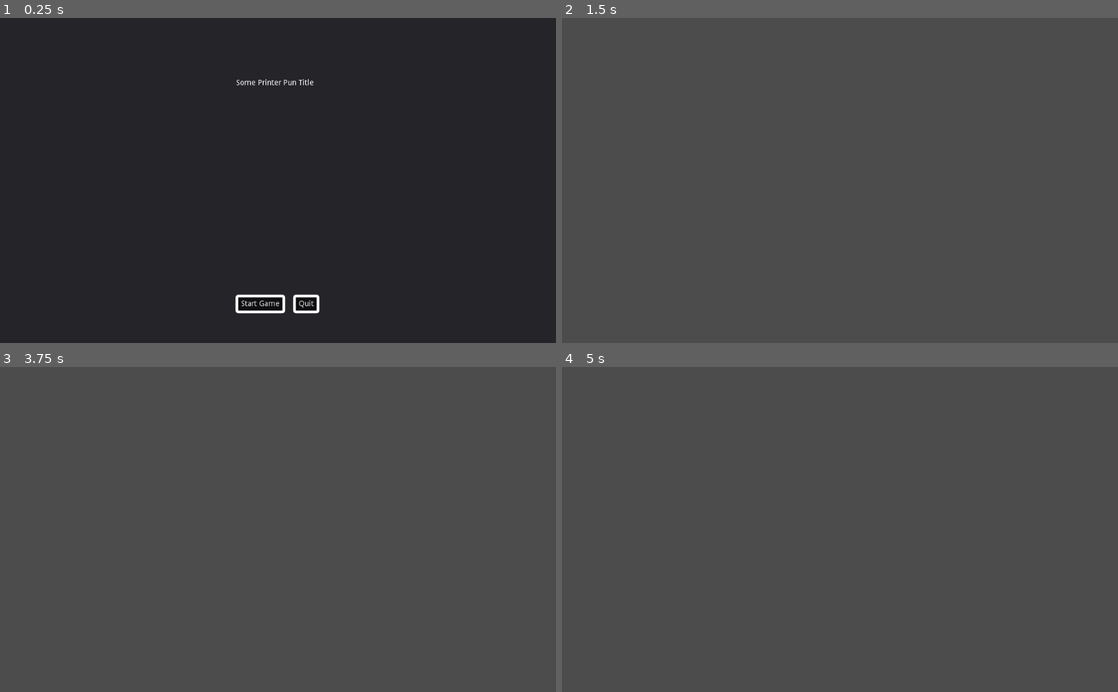
Above: before the commit, frames 1-4 (two rows, left to right).
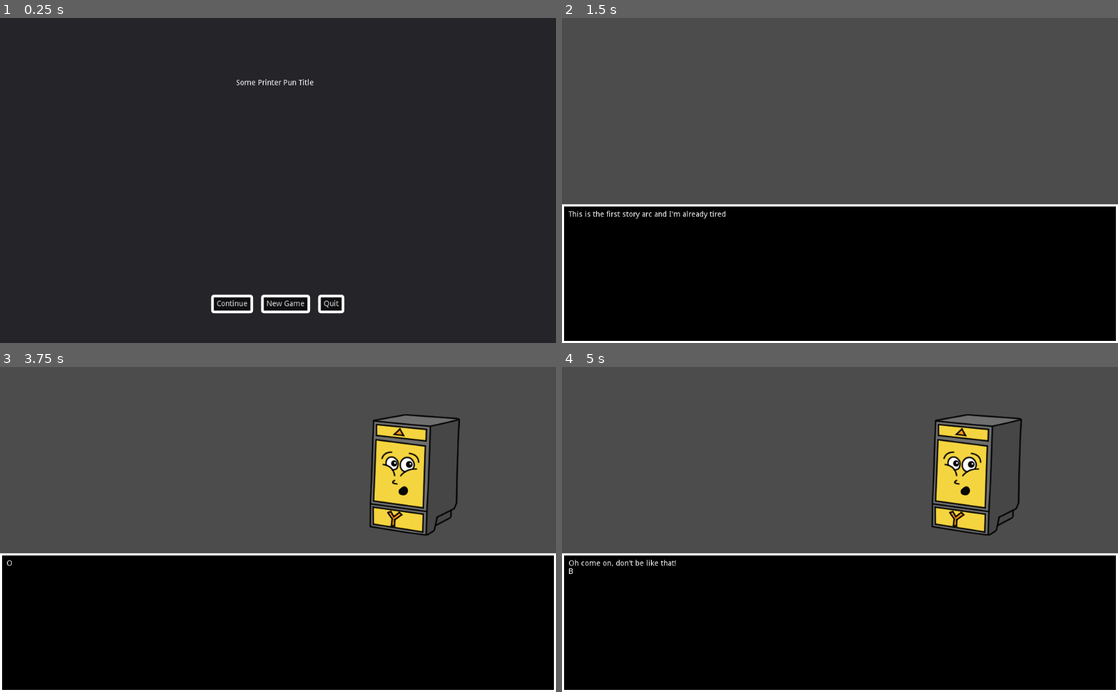
Above: after the commit, the same moments.

Repository: remmarcoux/prism
Game: Godot game, scene res://Menu/MainMenu.tscn
Same seed, same stepped clock (60 frames per second), same inputs: the game is played once before the commit and once after it.
Inputs (mouse positions are in pixels of both pictures, inside the frame that each line leads up to):
- Up to frame 1 (0.25 s): no input
- Up to frame 2 (1.5 s): click "Start Game" (after the commit: "Continue") at 0.5 s; tap Enter (ui_accept) at 1.25 s; move the mouse to (962, 164) at 1.27 s; hold Right (ui_right) from 1.28 s (still down); click (962, 164) at 1.42 s
- Up to frame 3 (3.75 s): tap Enter (ui_accept) at 1.52, 2, 2.27, 2.75, 3.5 s; move the mouse to (166, 545) at 2.02 s; release Right (ui_right) at 2.03 s; hold Down (ui_down) 2.03-2.78 s; move the mouse to (333, 458) at 2.77 s; hold Right (ui_right) 2.78-3.53 s; move the mouse to (250, 594) at 3.52 s; hold Up (ui_up) from 3.53 s (still down); click (250, 594) at 3.67 s
- Up to frame 4 (5 s): tap Enter (ui_accept) at 3.77, 4.25, 4.52 s; move the mouse to (1006, 578) at 4.27 s; release Up (ui_up) at 4.28 s; hold Left (ui_left) from 4.28 s (still down)

The runs differ from the first frame. In frame 1, 1.0% of the frame differs, in the area x 37-62%, y 85-92%; in frame 2, 43%; in frame 3, 46%, in the area x 0-100%, y 14-100%; in frame 4, 46%.

Commit message:
Adding story arcs

Diff:
--- a/Dialog/Conversation.gd
+++ b/Dialog/Conversation.gd
@@ -29,4 +29,5 @@
 	if dialog.next():
 		run_to_next_message()
 	else:
+		StorySystem._on_scene_done()
 		emit_signal("finished")
--- /dev/null
+++ b/Dialog/StoryArcs/story_arc1_scene1.tres
@@ -0,0 +1,8 @@
+[gd_resource type="Resource" load_steps=2 format=2]
+
+[ext_resource path="res://Dialog/Dialog.gd" type="Script" id=1]
+
+[resource]
+script = ExtResource( 1 )
+events = [ "#left:Assets/Sprites/Cartridge Black.png", "This is the first story arc and I'm already tired", "#right:Assets/Sprites/Cartridge Yellow.png", "Oh come on, don't be like that!
+Besides everything here is fun! Weeeee!", "#right:", "He's gone... Finally" ]
--- /dev/null
+++ b/Dialog/StoryArcs/story_arc1_scene1.tscn
@@ -0,0 +1,10 @@
+[gd_scene load_steps=3 format=2]
+
+[ext_resource path="res://Dialog/Conversation.tscn" type="PackedScene" id=1]
+[ext_resource path="res://Dialog/StoryArcs/story_arc1_scene1.tres" type="Resource" id=2]
+
+[node name="Conversation" instance=ExtResource( 1 )]
+dialog = ExtResource( 2 )
+
+[node name="Left" parent="." index="0"]
+scale = Vector2( -1, 1 )
--- /dev/null
+++ b/Dialog/StoryArcs/story_arc1_scene3.tres
@@ -0,0 +1,7 @@
+[gd_resource type="Resource" load_steps=2 format=2]
+
+[ext_resource path="res://Dialog/Dialog.gd" type="Script" id=1]
+
+[resource]
+script = ExtResource( 1 )
+events = [ "#left:Assets/Sprites/Cartridge Black.png", "#right:Assets/Sprites/Cartridge Yellow.png", "Well That was weird...", "Right?", "#right:Assets/Sprites/Cartridge Magenta.png", "Oh silly y'alls, it was fun!", "#left:", "Hey wait for us!", "#right:" ]
--- /dev/null
+++ b/Dialog/StoryArcs/story_arc1_scene3.tscn
@@ -0,0 +1,7 @@
+[gd_scene load_steps=3 format=2]
+
+[ext_resource path="res://Dialog/Conversation.tscn" type="PackedScene" id=1]
+[ext_resource path="res://Dialog/StoryArcs/story_arc1_scene3.tres" type="Resource" id=2]
+
+[node name="Conversation" instance=ExtResource( 1 )]
+dialog = ExtResource( 2 )
--- /dev/null
+++ b/Dialog/StoryArcs/story_arc1_scene5.tres
@@ -0,0 +1,7 @@
+[gd_resource type="Resource" load_steps=2 format=2]
+
+[ext_resource path="res://Dialog/Dialog.gd" type="Script" id=1]
+
+[resource]
+script = ExtResource( 1 )
+events = [ "#left:Assets/Sprites/Cartridge Yellow.png", "Cyan?!", "#left:", "#right:Assets/Sprites/Cartridge Magenta.png", "CYYYAAAAAAANNNNN!!!", "#right:", "#left: :Assets/Sprites/Cartridge Black.png", "... Why do I miss him  now...", "#left: ", "..." ]
--- /dev/null
+++ b/Dialog/StoryArcs/story_arc1_scene5.tscn
@@ -0,0 +1,7 @@
+[gd_scene load_steps=3 format=2]
+
+[ext_resource path="res://Dialog/Conversation.tscn" type="PackedScene" id=1]
+[ext_resource path="res://Dialog/StoryArcs/story_arc1_scene5.tres" type="Resource" id=2]
+
+[node name="Conversation" instance=ExtResource( 1 )]
+dialog = ExtResource( 2 )
--- /dev/null
+++ b/Dialog/story_arc1_scene1.tres
@@ -0,0 +1,7 @@
+[gd_resource type="Resource" load_steps=2 format=2]
+
+[ext_resource path="res://Dialog/Dialog.gd" type="Script" id=1]
+
+[resource]
+script = ExtResource( 1 )
+events = [ "#left:Dialog/left dude.png", "Test text dialogue", "#right:Dialog/right person.png", "Some other text", "#right:", "He's gone... Finally" ]
--- a/Menu/MainMenu.gd
+++ b/Menu/MainMenu.gd
@@ -1,20 +1,21 @@
 extends Control
 
-export (PackedScene) var loadGameNodePath
-export (PackedScene) var newGameNodePath
+export (Resource) var storyScene
 
 func _ready():
-	if !Progress.isStageCompleted(1):
+	if !Progress.isStageCompleted(1) && false :
 		$"ContentSafeZone/Menu buttons/Load".text = "Start Game"
 		$"ContentSafeZone/Menu buttons/New".hide()
 
 func _on_Load_pressed():
-	get_tree().change_scene_to(loadGameNodePath)
-
+	get_tree().change_scene_to(storyScene)
 
 func _on_New_pressed():
-	get_tree().change_scene_to(newGameNodePath)
-
+	$ContentSafeZone/DeleteSavePopup.show_modal()
 
 func _on_Quit_pressed():
 	get_tree().quit()
+
+func _on_DeleteSavePopup_confirmed():
+	Progress.resetGame()
+	get_tree().change_scene_to(storyScene)
--- a/Menu/MainMenu.tscn
+++ b/Menu/MainMenu.tscn
@@ -1,7 +1,8 @@
-[gd_scene load_steps=3 format=2]
+[gd_scene load_steps=4 format=2]
 
 [ext_resource path="res://Menu/MainMenu.gd" type="Script" id=1]
 [ext_resource path="res://Menu/ButtonTheme.tres" type="Theme" id=2]
+[ext_resource path="res://StorySystem/StoryScene.tscn" type="PackedScene" id=3]
 
 [node name="MainMenu" type="Control"]
 anchor_right = 1.0
@@ -10,6 +11,7 @@
 __meta__ = {
 "_edit_use_anchors_": false
 }
+storyScene = ExtResource( 3 )
 
 [node name="Background" type="Panel" parent="."]
 anchor_right = 1.0
@@ -23,6 +25,18 @@
 anchor_top = 0.1
 anchor_right = 0.9
 anchor_bottom = 0.9
+__meta__ = {
+"_edit_use_anchors_": false
+}
+
+[node name="DeleteSavePopup" type="ConfirmationDialog" parent="ContentSafeZone"]
+anchor_left = 0.25
+anchor_top = 0.35
+anchor_right = 0.75
+anchor_bottom = 0.65
+window_title = "Delete Save Game?"
+dialog_text = "Do you really want to delete your saved progress?
+(This action cannot be undone)"
 __meta__ = {
 "_edit_use_anchors_": false
 }
@@ -71,6 +85,8 @@
 mouse_default_cursor_shape = 2
 theme = ExtResource( 2 )
 text = "Quit"
+[connection signal="confirmed" from="ContentSafeZone/DeleteSavePopup" to="." method="_on_DeleteSavePopup_confirmed"]
+[connection signal="popup_hide" from="ContentSafeZone/DeleteSavePopup" to="." method="_on_DeleteSavePopup_popup_hide"]
 [connection signal="pressed" from="ContentSafeZone/Menu buttons/Load" to="." method="_on_Load_pressed"]
 [connection signal="pressed" from="ContentSafeZone/Menu buttons/New" to="." method="_on_New_pressed"]
 [connection signal="pressed" from="ContentSafeZone/Menu buttons/Quit" to="." method="_on_Quit_pressed"]
--- a/Microgames/Meta/MinigameBatch.gd
+++ b/Microgames/Meta/MinigameBatch.gd
@@ -17,6 +17,6 @@
 
 func game_completed():
 	if index == gameList.size():
-		pass #You win, yay!
+		StorySystem._on_scene_done()
 	else:
 		load_game()
--- /dev/null
+++ b/StorySystem/StoryArc.gd
@@ -0,0 +1,19 @@
+extends Resource
+class_name StoryArc
+
+export (int) var id:int
+export (Array) var StoryScenes:Array
+
+var index:int
+
+func _getCurrentScene() -> PackedScene:
+	if index < StoryScenes.size():
+		return StoryScenes[index]
+	return null
+
+# returns true when a next scene is found in this story arc
+func _progressScenes() -> bool:
+	index += 1
+	if index < StoryScenes.size():
+		return true
+	return false
--- /dev/null
+++ b/StorySystem/StoryArc_Act1.tres
@@ -0,0 +1,12 @@
+[gd_resource type="Resource" load_steps=6 format=2]
+
+[ext_resource path="res://Dialog/StoryArcs/story_arc1_scene1.tscn" type="PackedScene" id=1]
+[ext_resource path="res://Dialog/StoryArcs/story_arc1_scene5.tscn" type="PackedScene" id=2]
+[ext_resource path="res://Microgames/Meta/MinigameBatch.tscn" type="PackedScene" id=3]
+[ext_resource path="res://StorySystem/StoryArc.gd" type="Script" id=4]
+[ext_resource path="res://Dialog/StoryArcs/story_arc1_scene3.tscn" type="PackedScene" id=5]
+
+[resource]
+script = ExtResource( 4 )
+id = 1
+StoryScenes = [ ExtResource( 1 ), ExtResource( 3 ), ExtResource( 5 ), ExtResource( 2 ) ]
--- /dev/null
+++ b/StorySystem/StoryArc_Act2.tres
@@ -0,0 +1,11 @@
+[gd_resource type="Resource" load_steps=5 format=2]
+
+[ext_resource path="res://StorySystem/StoryArc.gd" type="Script" id=1]
+[ext_resource path="res://Dialog/StoryArcs/story_arc1_scene1.tscn" type="PackedScene" id=2]
+[ext_resource path="res://Dialog/Conversation.tscn" type="PackedScene" id=3]
+[ext_resource path="res://Microgames/Meta/MinigameBatch.tscn" type="PackedScene" id=4]
+
+[resource]
+script = ExtResource( 1 )
+id = 2
+StoryScenes = [ ExtResource( 2 ), ExtResource( 4 ), ExtResource( 3 ) ]
--- /dev/null
+++ b/StorySystem/StoryArc_Act3.tres
@@ -0,0 +1,11 @@
+[gd_resource type="Resource" load_steps=5 format=2]
+
+[ext_resource path="res://StorySystem/StoryArc.gd" type="Script" id=1]
+[ext_resource path="res://Dialog/StoryArcs/story_arc1_scene1.tscn" type="PackedScene" id=2]
+[ext_resource path="res://Dialog/Conversation.tscn" type="PackedScene" id=3]
+[ext_resource path="res://Microgames/Meta/MinigameBatch.tscn" type="PackedScene" id=4]
+
+[resource]
+script = ExtResource( 1 )
+id = 3
+StoryScenes = [ ExtResource( 2 ), ExtResource( 4 ), ExtResource( 3 ) ]
--- /dev/null
+++ b/StorySystem/StoryScene.gd
@@ -0,0 +1,35 @@
+extends Node
+
+var story_resource:StoryArc
+var currentScene:Node
+
+func _ready():
+	_load_story_from_save()
+	StorySystem.connect("onSceneDone", self, "_load_next_story_scene")
+
+func _load_story_from_save():
+	var stageData = Progress.getFirstIncompleteStage()
+	_load_story(stageData.path)
+	_load_story(stageData.path)
+
+func _load_story(story_path:String):
+	story_resource = load(story_path)
+	_load_current_story_scene()
+
+func _load_next_story_scene():
+	if story_resource._progressScenes():
+		_load_current_story_scene()
+	else:
+		# Story arc is completed
+		Progress.completeStage(story_resource.id)
+		_load_story_from_save()
+
+func _load_current_story_scene():
+	_clear_current()
+	currentScene = story_resource._getCurrentScene().instance()
+	add_child(currentScene)
+
+func _clear_current():
+	if currentScene != null:
+		remove_child(currentScene)
+		currentScene = null
--- /dev/null
+++ b/StorySystem/StoryScene.tscn
@@ -0,0 +1,6 @@
+[gd_scene load_steps=2 format=2]
+
+[ext_resource path="res://StorySystem/StoryScene.gd" type="Script" id=1]
+
+[node name="Story" type="Node"]
+script = ExtResource( 1 )
--- /dev/null
+++ b/StorySystem/StorySystem.gd
@@ -0,0 +1,9 @@
+extends Node
+
+signal onSceneDone;
+
+func _ready():
+	pass
+
+func _on_scene_done():
+	emit_signal("onSceneDone")
--- a/project.godot
+++ b/project.godot
@@ -14,6 +14,11 @@
 "language": "GDScript",
 "path": "res://Dialog/Dialog.gd"
 }, {
+"base": "Resource",
+"class": "StoryArc",
+"language": "GDScript",
+"path": "res://StorySystem/StoryArc.gd"
+}, {
 "base": "Node",
 "class": "microgame",
 "language": "GDScript",
@@ -21,6 +26,7 @@
 } ]
 _global_script_class_icons={
 "Dialog": "",
+"StoryArc": "",
 "microgame": ""
 }
 
@@ -33,6 +39,7 @@
 [autoload]
 
 Progress="*res://system/progress.gd"
+StorySystem="*res://StorySystem/StorySystem.gd"
 
 [input]
 
--- a/system/progress.gd
+++ b/system/progress.gd
@@ -67,11 +67,19 @@
 			return
 
 func isStageCompleted(stageID) -> bool:
+	if !(data is Array) :
+		return false
 	for i in range(data.size()):
 		if stageID == data[i].id:
 			return data[i].isCompleted
+	return false
 
-	return false
+func getFirstIncompleteStage() -> Dictionary:
+	for i in range(data.size()):
+		if !data[i].isCompleted:
+			return data[i]
+	print_debug("No incomplete node found... Returning first node")
+	return data[0]
 
 # Check if you have "x" item in your inventory, can be an array
 func hasItems(items):
--- a/system/progress_init.json
+++ b/system/progress_init.json
@@ -1,27 +1,20 @@
 [
   {
     "id": 1,
-    "name": "The Perfect Color",
-    "isCompleted": false
+    "name": "The Small Prints",
+    "isCompleted": false,
+    "path": "res://StorySystem/StoryArc_Act1.tres"
   },
   {
     "id": 2,
-    "name": "Missing Cyan",
-    "isCompleted": false
+    "name": "Due Process",
+    "isCompleted": false,
+    "path": "res://StorySystem/StoryArc_Act2.tres"
   },
   {
     "id": 3,
-    "name": "Black Stain",
-    "isCompleted": false
-  },
-  {
-    "id": 4,
-    "name": "Not Enough Paper",
-    "isCompleted": false
-  },
-  {
-    "id": 5,
-    "name": "End of Toner",
-    "isCompleted": false
+    "name": "Paper Jam",
+    "isCompleted": false,
+    "path": "res://StorySystem/StoryArc_Act3.tres"
   }
 ]
